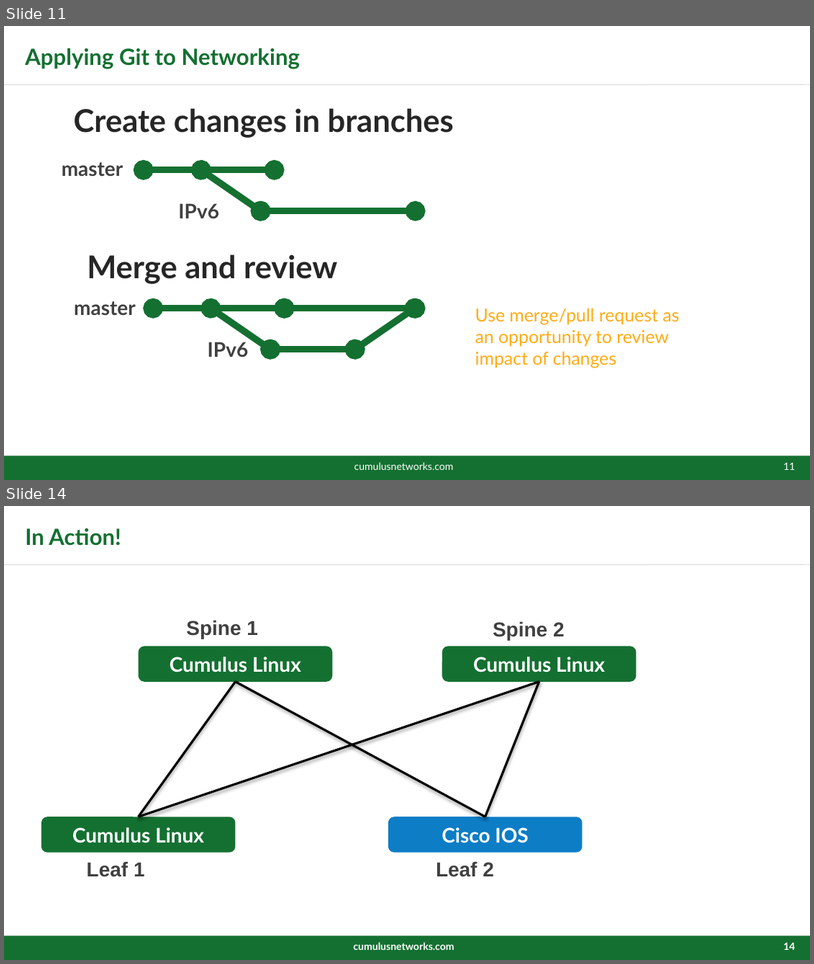
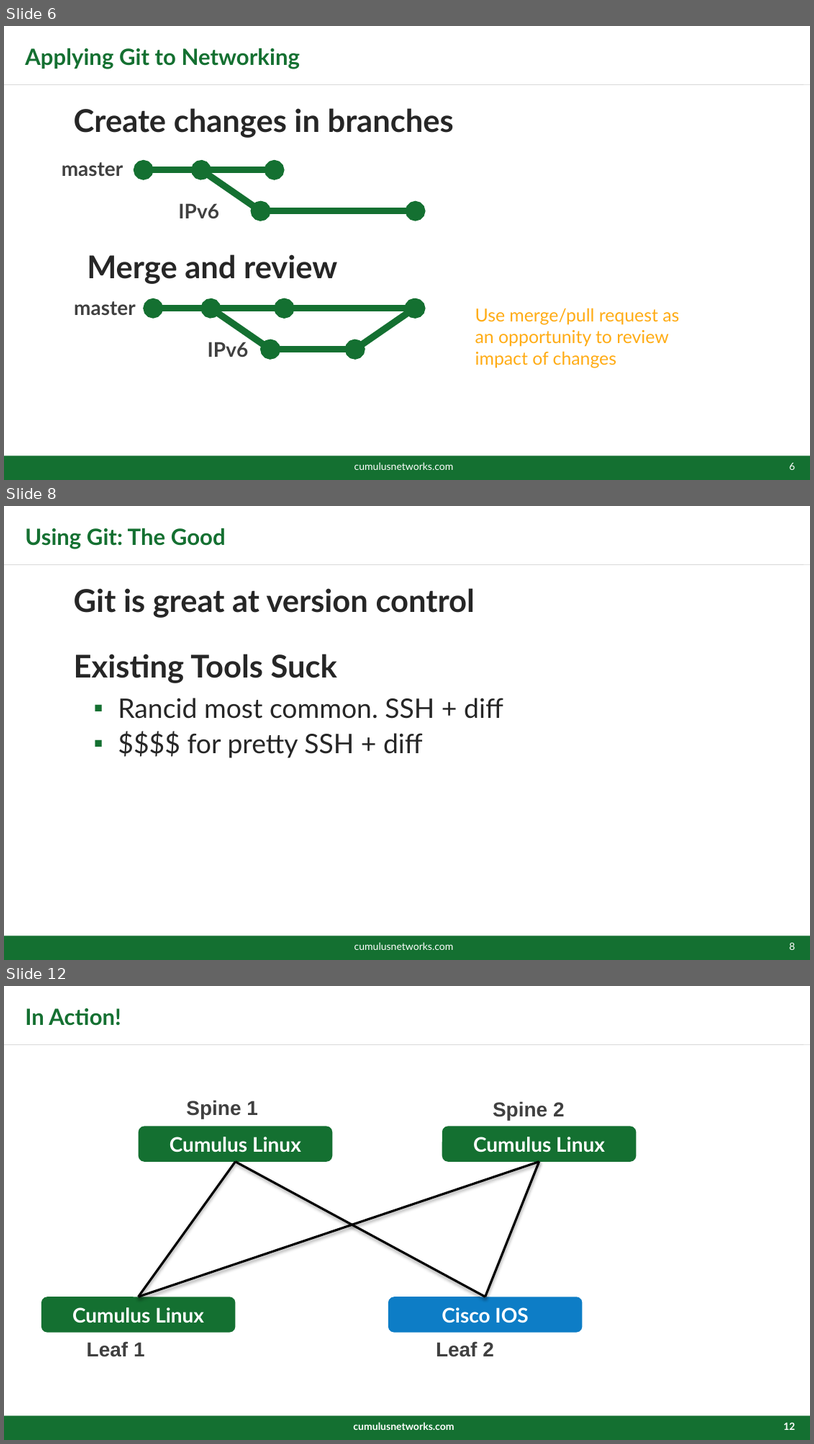
Before and after one commit to plumbis/devopsdays15, a slide deck: DevOps15.pptx. Shown one above the other, each under a label of ours: slides 11 and 14 before the commit, slides 6, 8 and 12 after it; the slides between them are not shown. The pictures are 814x964 and 814x1444 pixels, drawn with LibreOffice and Linux fonts; fonts in the diff are those of the drawing; background and template pictures are left out. Boxes give left, top, right and bottom in pixels: in the first picture for what was removed or moved away, otherwise in the second. Text is boxed around its words. In the diff, an @@ line names an element or a change of style, - is before the commit and + after.

```diff
--- a/DevOps15.pptx
+++ b/DevOps15.pptx
@@ slide 8 added at (4,506,810,960), background #FFFFFF; not listed: 2 template elements that a slide beside it also shows @@
@@ title added at (25,528,226,549), 20 pt, text #147031, bold @@
+Using Git: The Good
@@ text added at (74,588,504,758), 24 pt, text #262626 @@
+▪ Git is great at version control
+▪ Existing Tools Suck
+  ▪ Rancid most common. SSH + diff
+  ▪ $$$$ for pretty SSH + diff
@@ text added at (355,942,454,950), 9 pt, text #FFFFFF @@
+cumulusnetworks.com
@@ page number added at (790,942,795,950), 9 pt, text #FFFFFF @@
+8
@@ what was slide 11 is now slide 6 @@
@@ page number at (790,462,795,470): text changed @@
-11
+6
@@ what was slide 14 is now slide 12 @@
@@ page number at (784,1422,795,1430): text changed @@
-14
+12
```
Also in this commit, not shown: 5 slides changed, 4 other slides added, 2 slides removed.
